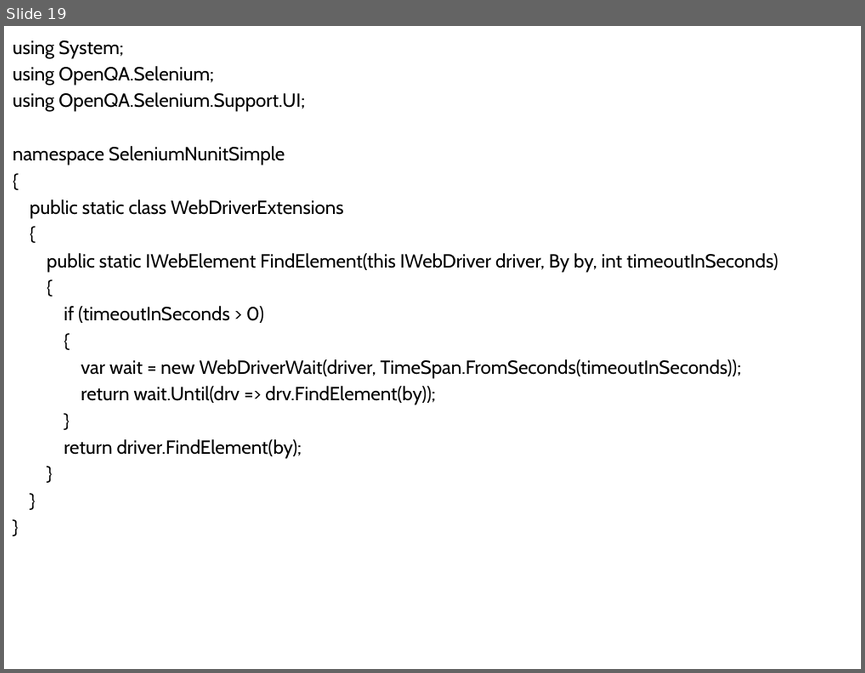
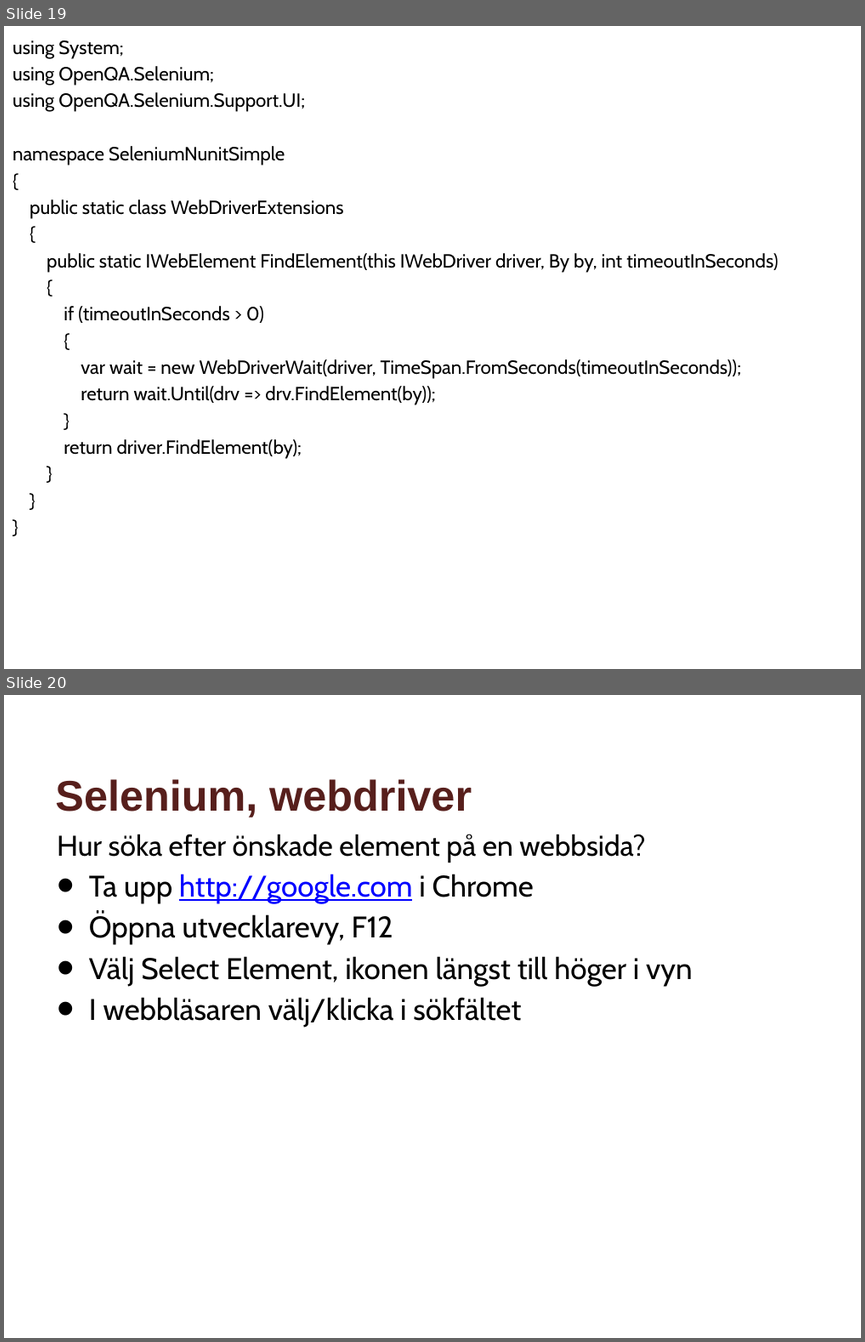
Before and after one commit to andekd/Webdriver-in-VS2015, a slide deck: Selenium_VS2015_Bas.pptx. Shown one above the other, each under a label of ours: slide 19 before the commit, slides 19 and 20 after it. The pictures are 865x673 and 865x1342 pixels, drawn with LibreOffice and Linux fonts; fonts in the diff are those of the drawing; background and template pictures are left out. Boxes give left, top, right and bottom in pixels: in the first picture for what was removed or moved away, otherwise in the second. Text is boxed around its words. In the diff, an @@ line names an element or a change of style, - is before the commit and + after.

```diff
--- a/Selenium_VS2015_Bas.pptx
+++ b/Selenium_VS2015_Bas.pptx
@@ slide 20 added at (x1=4, y1=695, x2=861, y2=1338), background #FFFFFF @@
@@ title added at (x1=55, y1=779, x2=472, y2=817), 36 pt, text #571F1C, bold @@
+Selenium, webdriver
@@ text added at (x1=57, y1=834, x2=692, y2=1027), 25 pt, text #000000 @@
+Hur söka efter önskade element på en webbsida?
+• Ta upp http://google.com i Chrome
+• Öppna utvecklarevy, F12
+• Välj Select Element, ikonen längst till höger i vyn
+• I webbläsaren välj/klicka i sökfältet
```
Also in this commit, not shown: 1 slide changed, 4 other slides added, 6 other files.
